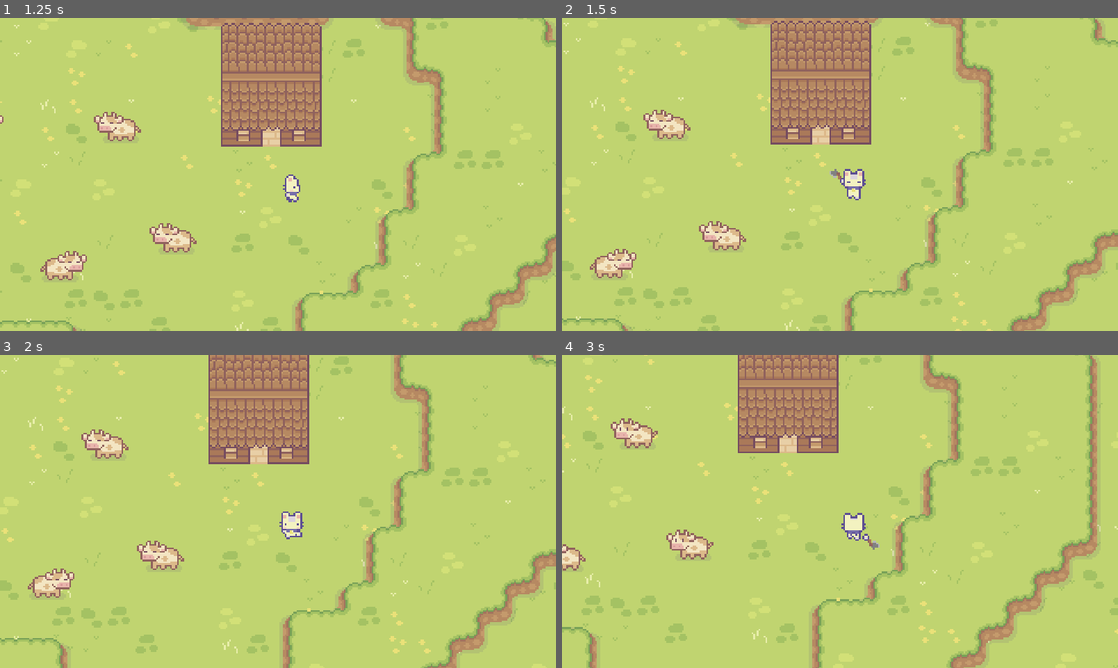
Above: before the commit, frames 1-4 (two rows, left to right).
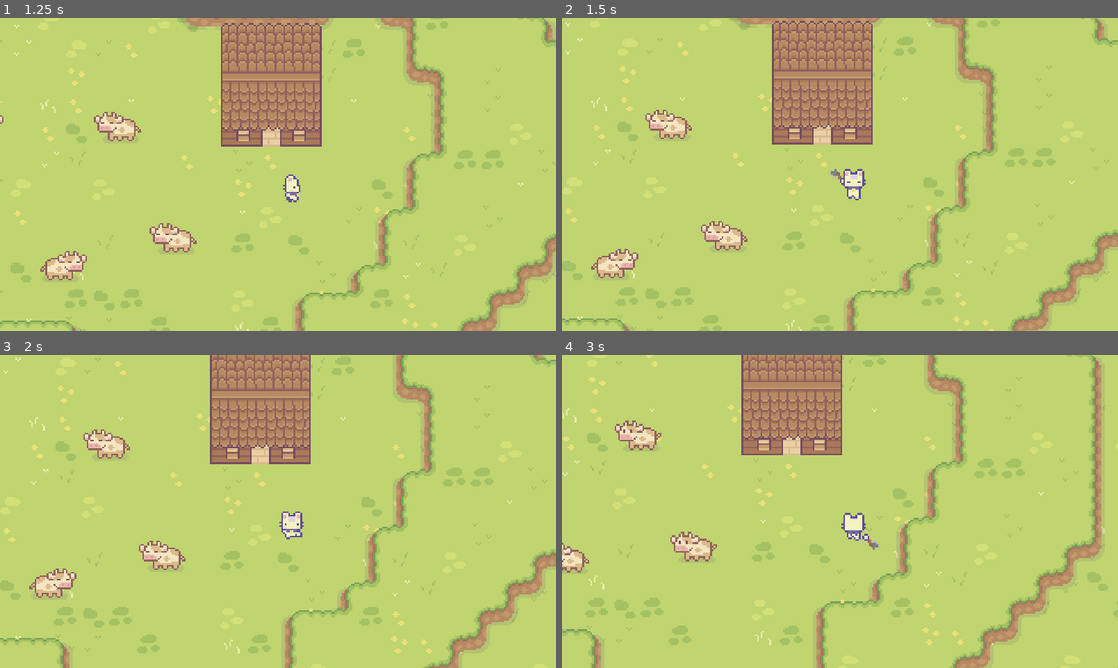
Above: after the commit, the same moments.

Repository: Boyquotes/godot-prototype-one
Game: Godot game, scene res://world/world.tscn
Two runs of this game, one before a commit and one after it. Both use one fixed random seed, a clock stepped at 60 frames per second and the inputs below.
Inputs (mouse positions are in pixels of both pictures, inside the frame that each line leads up to):
- Up to frame 1 (1.25 s): tap Enter at 0.5 s; move the mouse to (400, 158) at 0.52 s; hold D (game_right) from 0.53 s (still down); click (400, 158) at 0.6 s
- Up to frame 2 (1.5 s): move the mouse to (728, 190) at 1.27 s; release D (game_right) at 1.28 s; hold S (game_down) from 1.28 s (still down); click (728, 190) at 1.35 s
- Up to frame 3 (2 s): keep holding S (game_down)
- Up to frame 4 (3 s): move the mouse to (895, 442) at 2.02 s; release S (game_down) at 2.03 s; hold D (game_right) 2.03-2.78 s; click (895, 442) at 2.1 s; move the mouse to (812, 574) at 2.77 s; hold W (game_up) from 2.78 s (still down); click (812, 574) at 2.85 s

Frame 1 is identical in both runs. In frame 2, 7.3% of the frame differs, in the area x 0-100%, y 0-100%; in frame 3, 7.0%; in frame 4, 13%.

Commit message:
automate axe hitbox state

Diff:
--- a/animals/cow.tscn
+++ b/animals/cow.tscn
@@ -63,7 +63,7 @@
 height = 24.0
 
 [node name="Cow" type="CharacterBody2D"]
-collision_mask = 3
+collision_mask = 7
 motion_mode = 1
 script = ExtResource("1_1tlak")
 metadata/_edit_group_ = true
--- a/objects/chest.tscn
+++ b/objects/chest.tscn
@@ -61,6 +61,8 @@
 size = Vector2(16, 8)
 
 [node name="Chest" type="StaticBody2D"]
+collision_layer = 9
+collision_mask = 0
 metadata/_edit_group_ = true
 
 [node name="AnimatedSprite2D" type="AnimatedSprite2D" parent="."]
--- a/objects/house.tscn
+++ b/objects/house.tscn
@@ -8,6 +8,8 @@
 
 [node name="House" type="Area2D"]
 y_sort_enabled = true
+collision_layer = 0
+collision_mask = 2
 script = ExtResource("1_6hpqe")
 metadata/_edit_group_ = true
 
--- a/player/player.gd
+++ b/player/player.gd
@@ -27,13 +27,10 @@
 	animation_tree.active = true
 
 
-func _process(_delta):
+func _physics_process(delta):
 	select_state()
 	get_input_vector()
 	update_animations()
-
-
-func _physics_process(delta):
 	update_velocity(delta)
 	move_and_slide()
 
--- a/player/player.tscn
+++ b/player/player.tscn
@@ -8,47 +8,44 @@
 radius = 2.0
 height = 8.0
 
-[sub_resource type="Animation" id="Animation_3dpys"]
-length = 0.001
-tracks/0/type = "value"
-tracks/0/imported = false
-tracks/0/enabled = true
-tracks/0/path = NodePath("MainSprite:frame")
-tracks/0/interp = 1
-tracks/0/loop_wrap = true
-tracks/0/keys = {
-"times": PackedFloat32Array(0),
-"transitions": PackedFloat32Array(1),
-"update": 1,
-"values": [0]
+[sub_resource type="Animation" id="Animation_d0edt"]
+resource_name = "axe_down"
+length = 0.4
+tracks/0/type = "value"
+tracks/0/imported = false
+tracks/0/enabled = true
+tracks/0/path = NodePath("ActionSprite:frame")
+tracks/0/interp = 0
+tracks/0/loop_wrap = true
+tracks/0/keys = {
+"times": PackedFloat32Array(0, 0.2),
+"transitions": PackedFloat32Array(1, 1),
+"update": 1,
+"values": [8, 9]
 }
 tracks/1/type = "value"
 tracks/1/imported = false
 tracks/1/enabled = true
-tracks/1/path = NodePath("ActionSprite:frame")
+tracks/1/path = NodePath("HitboxPivot:rotation")
 tracks/1/interp = 1
 tracks/1/loop_wrap = true
 tracks/1/keys = {
 "times": PackedFloat32Array(0),
 "transitions": PackedFloat32Array(1),
-"update": 1,
-"values": [0]
-}
-
-[sub_resource type="Animation" id="Animation_d0edt"]
-resource_name = "axe_down"
-length = 0.4
-tracks/0/type = "value"
-tracks/0/imported = false
-tracks/0/enabled = true
-tracks/0/path = NodePath("ActionSprite:frame")
-tracks/0/interp = 0
-tracks/0/loop_wrap = true
-tracks/0/keys = {
-"times": PackedFloat32Array(0, 0.2),
-"transitions": PackedFloat32Array(1, 1),
-"update": 1,
-"values": [8, 9]
+"update": 0,
+"values": [0.0]
+}
+tracks/2/type = "value"
+tracks/2/imported = false
+tracks/2/enabled = true
+tracks/2/path = NodePath("HitboxPivot/AxeHitbox/CollisionShape2D:disabled")
+tracks/2/interp = 0
+tracks/2/loop_wrap = true
+tracks/2/keys = {
+"times": PackedFloat32Array(0, 0.4),
+"transitions": PackedFloat32Array(1, 1),
+"update": 1,
+"values": [false, true]
 }
 
 [sub_resource type="Animation" id="Animation_3p2cc"]
@@ -66,6 +63,30 @@
 "update": 1,
 "values": [12, 13]
 }
+tracks/1/type = "value"
+tracks/1/imported = false
+tracks/1/enabled = true
+tracks/1/path = NodePath("HitboxPivot:rotation")
+tracks/1/interp = 1
+tracks/1/loop_wrap = true
+tracks/1/keys = {
+"times": PackedFloat32Array(0),
+"transitions": PackedFloat32Array(1),
+"update": 0,
+"values": [1.5708]
+}
+tracks/2/type = "value"
+tracks/2/imported = false
+tracks/2/enabled = true
+tracks/2/path = NodePath("HitboxPivot/AxeHitbox/CollisionShape2D:disabled")
+tracks/2/interp = 0
+tracks/2/loop_wrap = true
+tracks/2/keys = {
+"times": PackedFloat32Array(0, 0.4),
+"transitions": PackedFloat32Array(1, 1),
+"update": 1,
+"values": [false, true]
+}
 
 [sub_resource type="Animation" id="Animation_yim6r"]
 resource_name = "axe_right"
@@ -74,13 +95,37 @@
 tracks/0/imported = false
 tracks/0/enabled = true
 tracks/0/path = NodePath("ActionSprite:frame")
-tracks/0/interp = 1
+tracks/0/interp = 0
 tracks/0/loop_wrap = true
 tracks/0/keys = {
 "times": PackedFloat32Array(0, 0.2),
 "transitions": PackedFloat32Array(1, 1),
 "update": 1,
 "values": [14, 15]
+}
+tracks/1/type = "value"
+tracks/1/imported = false
+tracks/1/enabled = true
+tracks/1/path = NodePath("HitboxPivot:rotation")
+tracks/1/interp = 1
+tracks/1/loop_wrap = true
+tracks/1/keys = {
+"times": PackedFloat32Array(0),
+"transitions": PackedFloat32Array(1),
+"update": 0,
+"values": [4.71239]
+}
+tracks/2/type = "value"
+tracks/2/imported = false
+tracks/2/enabled = true
+tracks/2/path = NodePath("HitboxPivot/AxeHitbox/CollisionShape2D:disabled")
+tracks/2/interp = 0
+tracks/2/loop_wrap = true
+tracks/2/keys = {
+"times": PackedFloat32Array(0, 0.4),
+"transitions": PackedFloat32Array(1, 1),
+"update": 1,
+"values": [false, true]
 }
 
 [sub_resource type="Animation" id="Animation_ovgl4"]
@@ -97,6 +142,30 @@
 "transitions": PackedFloat32Array(1, 1),
 "update": 1,
 "values": [10, 11]
+}
+tracks/1/type = "value"
+tracks/1/imported = false
+tracks/1/enabled = true
+tracks/1/path = NodePath("HitboxPivot:rotation")
+tracks/1/interp = 1
+tracks/1/loop_wrap = true
+tracks/1/keys = {
+"times": PackedFloat32Array(0),
+"transitions": PackedFloat32Array(1),
+"update": 0,
+"values": [3.14159]
+}
+tracks/2/type = "value"
+tracks/2/imported = false
+tracks/2/enabled = true
+tracks/2/path = NodePath("HitboxPivot/AxeHitbox/CollisionShape2D:disabled")
+tracks/2/interp = 0
+tracks/2/loop_wrap = true
+tracks/2/keys = {
+"times": PackedFloat32Array(0, 0.4),
+"transitions": PackedFloat32Array(1, 1),
+"update": 1,
+"values": [false, true]
 }
 
 [sub_resource type="Animation" id="Animation_lvm5n"]
@@ -233,7 +302,6 @@
 
 [sub_resource type="AnimationLibrary" id="AnimationLibrary_4x52j"]
 _data = {
-"RESET": SubResource("Animation_3dpys"),
 "axe_down": SubResource("Animation_d0edt"),
 "axe_left": SubResource("Animation_3p2cc"),
 "axe_right": SubResource("Animation_yim6r"),
@@ -352,24 +420,30 @@
 
 [sub_resource type="AnimationNodeStateMachinePlayback" id="AnimationNodeStateMachinePlayback_di8cp"]
 
+[sub_resource type="CapsuleShape2D" id="CapsuleShape2D_3q2ff"]
+radius = 6.0
+height = 16.0
+
 [node name="Player" type="CharacterBody2D"]
 collision_layer = 2
+collision_mask = 7
 motion_mode = 1
 script = ExtResource("1_j48o0")
 metadata/_edit_group_ = true
 
 [node name="MainSprite" type="Sprite2D" parent="."]
+visible = false
 position = Vector2(8, 8)
 texture = ExtResource("1_dvuat")
 hframes = 4
 vframes = 4
 
 [node name="ActionSprite" type="Sprite2D" parent="."]
-visible = false
 position = Vector2(8, 8)
 texture = ExtResource("3_3otog")
 hframes = 2
 vframes = 12
+frame = 9
 
 [node name="CollisionShape2D" type="CollisionShape2D" parent="."]
 position = Vector2(8, 14)
@@ -389,4 +463,16 @@
 parameters/Idle/blend_position = Vector2(0, 1)
 parameters/Walk/blend_position = Vector2(0, 1)
 
+[node name="HitboxPivot" type="Marker2D" parent="."]
+position = Vector2(8, 11)
+
+[node name="AxeHitbox" type="Area2D" parent="HitboxPivot"]
+position = Vector2(0, 5)
+collision_layer = 0
+collision_mask = 4
+
+[node name="CollisionShape2D" type="CollisionShape2D" parent="HitboxPivot/AxeHitbox"]
+shape = SubResource("CapsuleShape2D_3q2ff")
+disabled = true
+
 [connection signal="animation_finished" from="AnimationTree" to="." method="_on_animation_tree_animation_finished"]
--- a/project.godot
+++ b/project.godot
@@ -55,6 +55,8 @@
 
 2d_physics/layer_1="World"
 2d_physics/layer_2="Player"
+2d_physics/layer_3="Enemy"
+2d_physics/layer_4="Interactable"
 
 [rendering]
 
